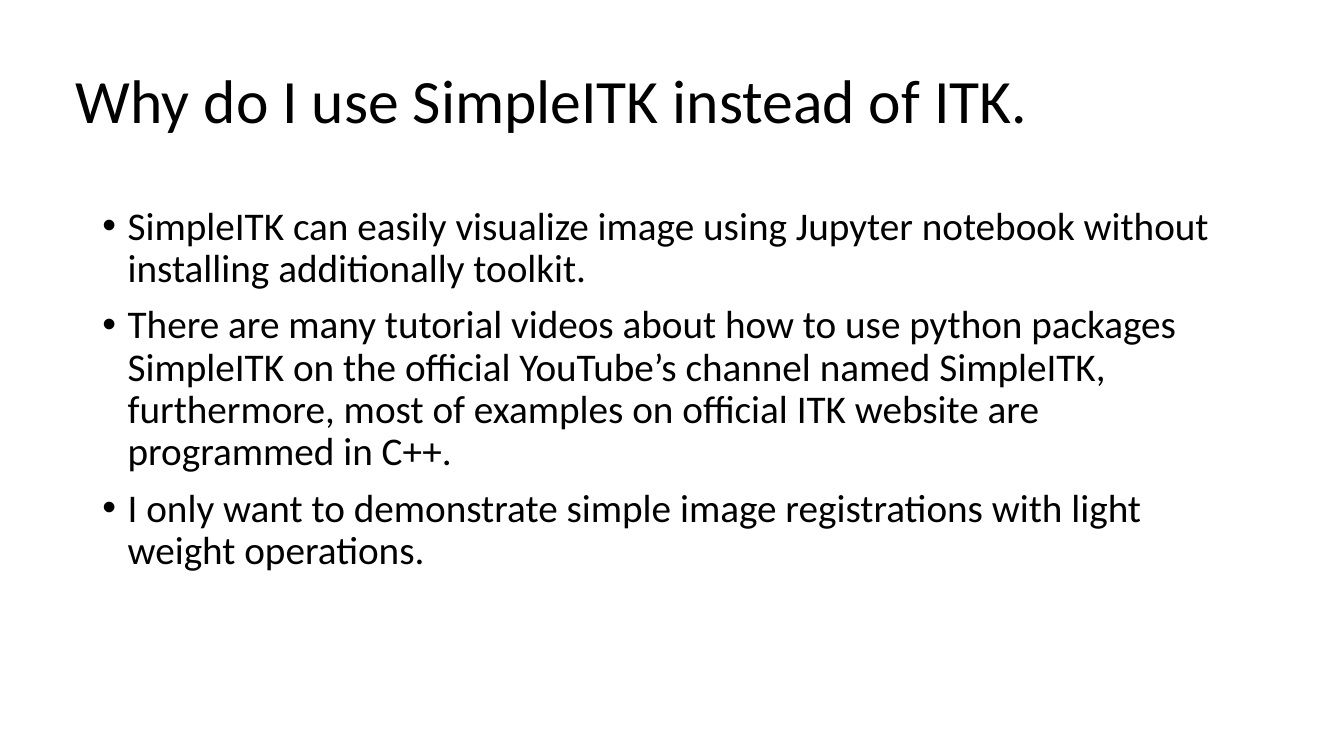
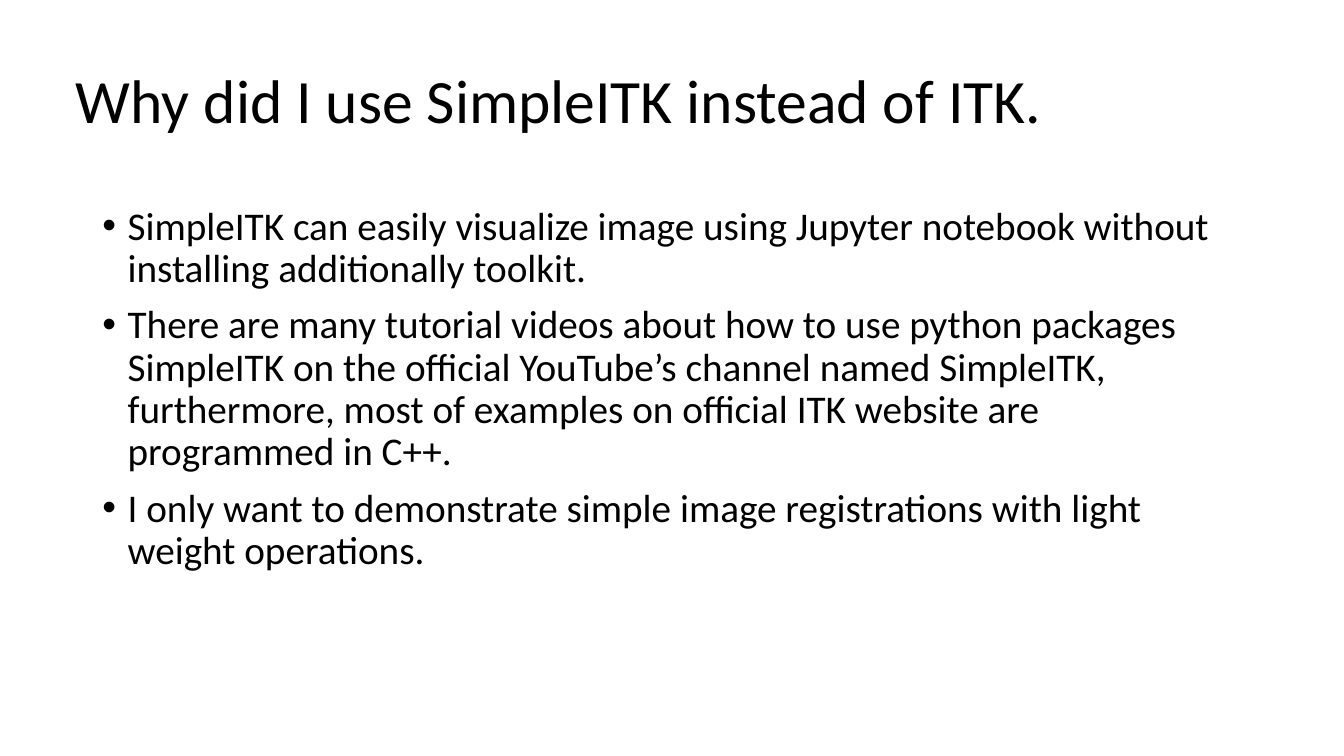
Before and after one commit to autotntfan/BIP, a slide deck: slide 5 of The insight toolkit image registration framework.pptx. Drawn at 1344x756 pixels with LibreOffice and Linux fonts; fonts in the diff are those of the drawing. Boxes give left, top, right and bottom in pixels: in the first picture for what was removed or moved away, otherwise in the second. Text is boxed around its words. In the diff, an @@ line names an element or a change of style, - is before the commit and + after.

```diff
--- a/The insight toolkit image registration framework.pptx
+++ b/The insight toolkit image registration framework.pptx
@@ title at (76,80,1041,133): text changed @@
-Why do I use SimpleITK instead of ITK.
+Why did I use SimpleITK instead of ITK.
```
Also in this commit, not shown: 4 other slides changed, 10 slides added.
